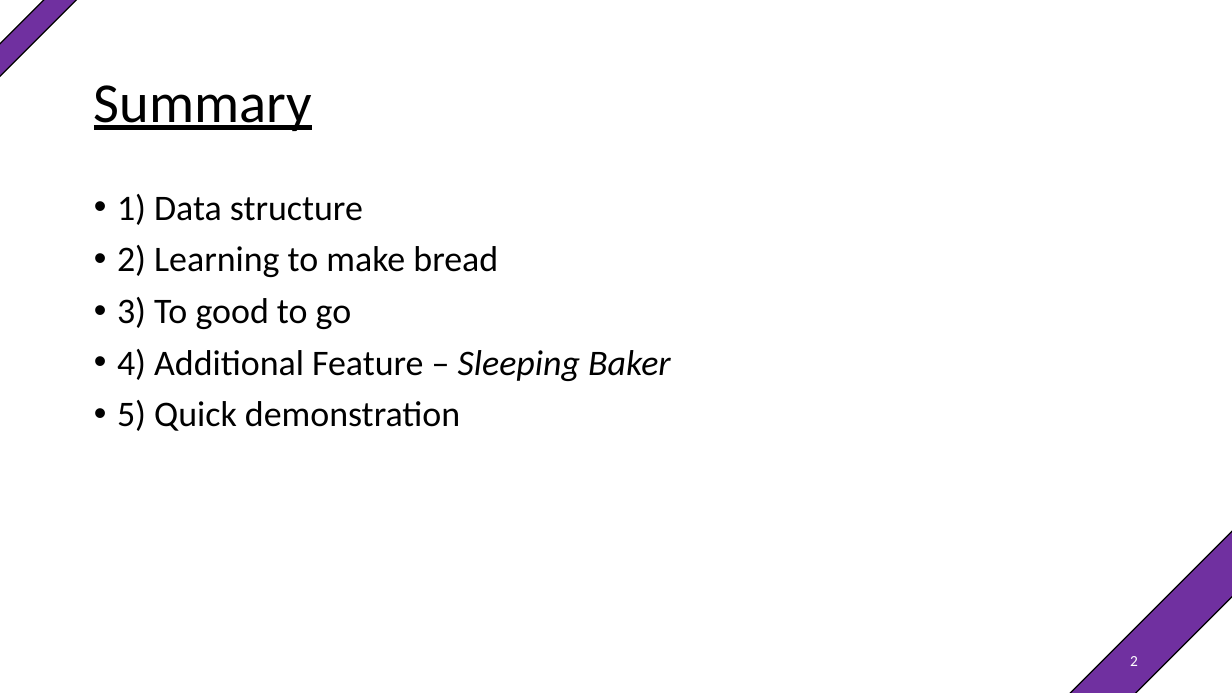
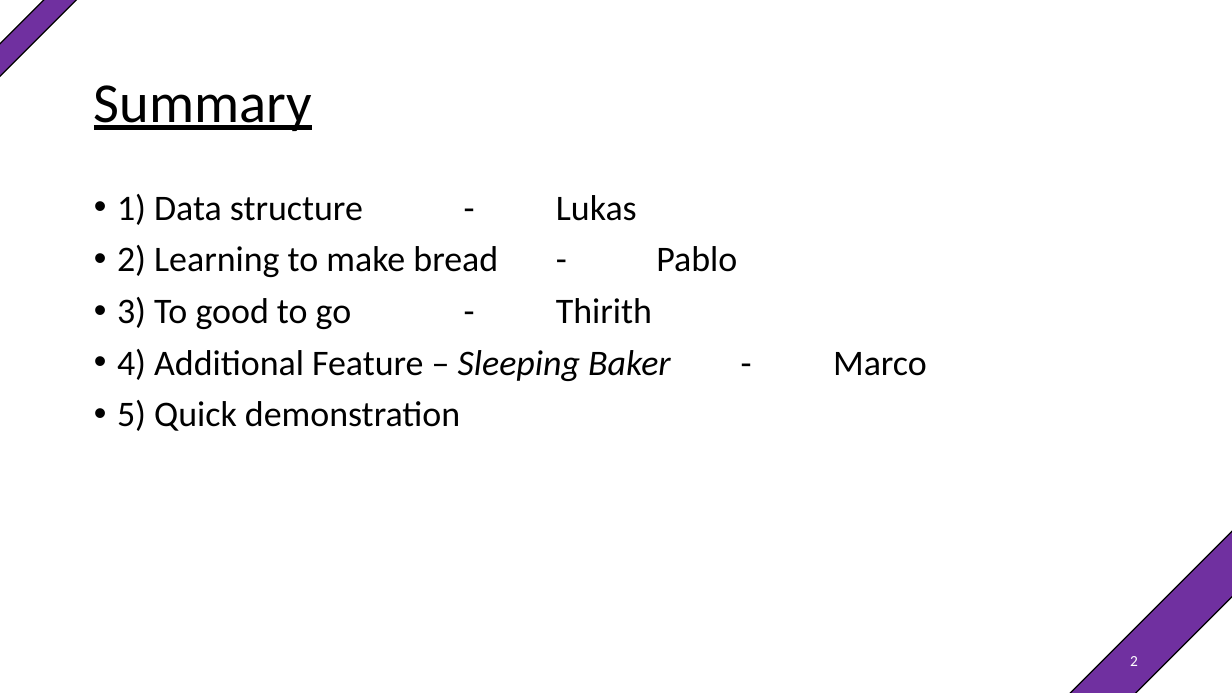
Before and after one commit to xHascox/Bakery, a slide deck: slide 2 of Presentation/Presentation Group 1_OS_Unifr.pptx. Drawn at 1232x693 pixels with LibreOffice and Linux fonts; fonts in the diff are those of the drawing. Boxes give left, top, right and bottom in pixels: in the first picture for what was removed or moved away, otherwise in the second. Text is boxed around its words. In the diff, an @@ line names an element or a change of style, - is before the commit and + after.

```diff
--- a/Presentation/Presentation Group 1_OS_Unifr.pptx
+++ b/Presentation/Presentation Group 1_OS_Unifr.pptx
@@ text at (x1=117, y1=194, x2=737, y2=381): text changed @@
-• 1) Data structure
-• 2) Learning to make bread
-• 3) To good to go
-• 4) Additional Feature – Sleeping Baker
+• 1) Data structure - Lukas
+• 2) Learning to make bread - Pablo
+• 3) To good to go - Thirith
+• 4) Additional Feature – Sleeping Baker - Marco
```
Also in this commit, not shown: 1 other slide changed.
